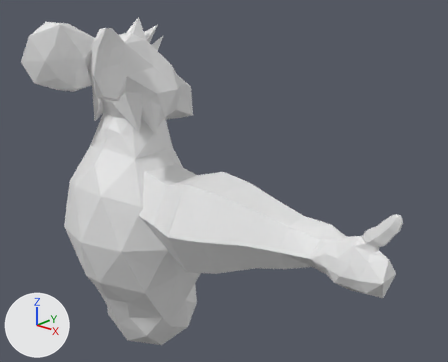
What one commit did to the Blender file Art/PC/PC.blend.
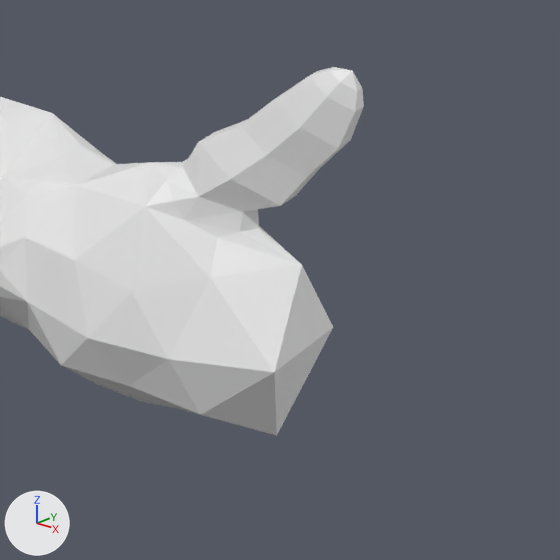
There are two pictures of each version: one whole from a 50 mm lens placed at (2.79, -2.31, 3.501), pointed at (0.668, 0.106, 2.363), one close up on the part from 71% to 100% of the width and 55% to 90% of the height. Arrows for +X, +Y and +Z are at lower left; the lights stay in place.

In view in the first close-up: 'Arm'.
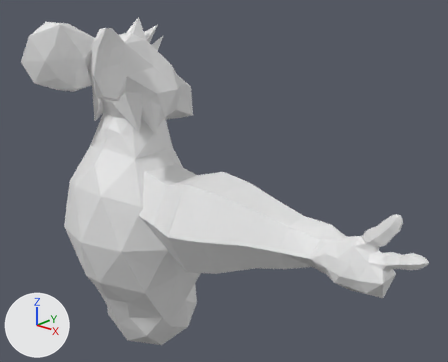
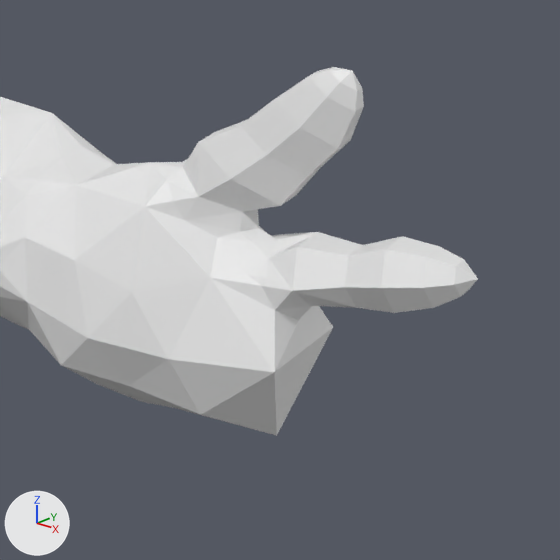
Commit message: PC Sculpt: Joined Index

Edits to the bpy script that builds the scene:
```text
Change me_circle:
    used by ob_arm; location = (0.449, 0.007, 2.138); rotation_euler = (0.0, -1.571, 0.0), in degrees (0, -90, 0)
    remove me_circle.from_pydata(...)  # 155 vertices, 302 faces; spans x -0.25..0.36, y -0.29..0.29, z -1.32..0.21
    add me_circle.from_pydata(...)  # 207 vertices, 406 faces; spans x -0.25..0.36, y -0.29..0.29, z -1.46..0.21
    me_circle part 1
    1 vertex is removed from x 0.15, y -0.04, z -1.28
    8 faces are deleted
    53 vertices are added at x 0.1..0.21, y -0.08..0.01, z -1.46..-1.22
    112 new faces join them
```

Pixel boxes (x1, y1, x2, y2) of what changed, in the close-ups (560 x 560 px):
'Arm', reshaped: before (0, 67, 364, 436); after (0, 67, 478, 436)
part 1 of me_circle, built on: before (210, 226, 333, 372); after (210, 226, 478, 372)
